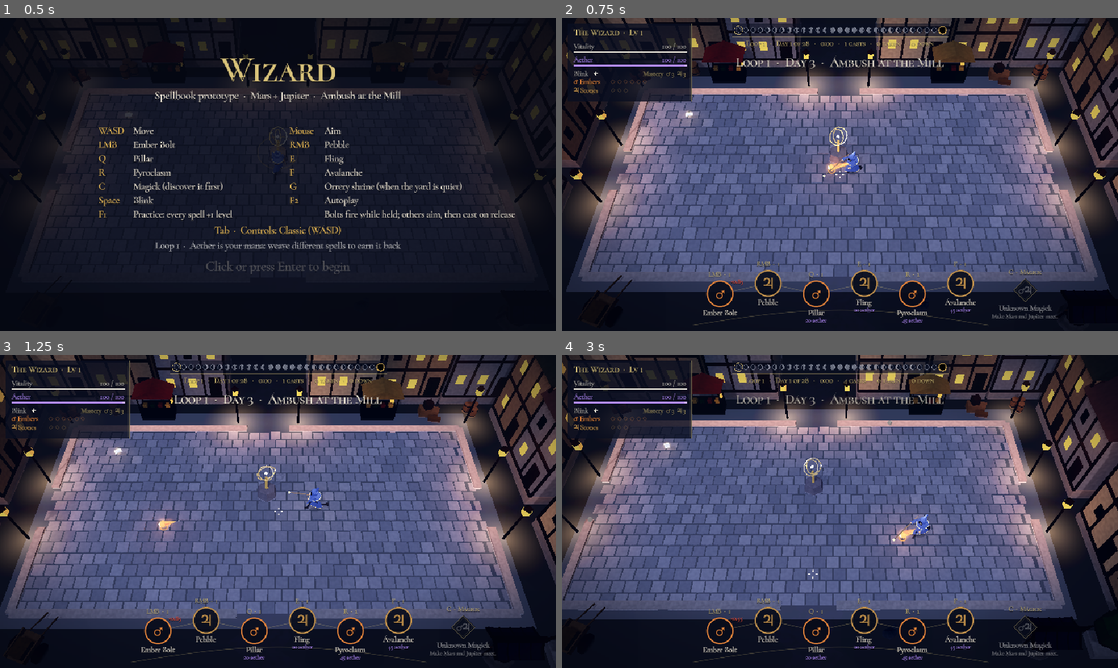
Above: before the commit, frames 1-4 (two rows, left to right).
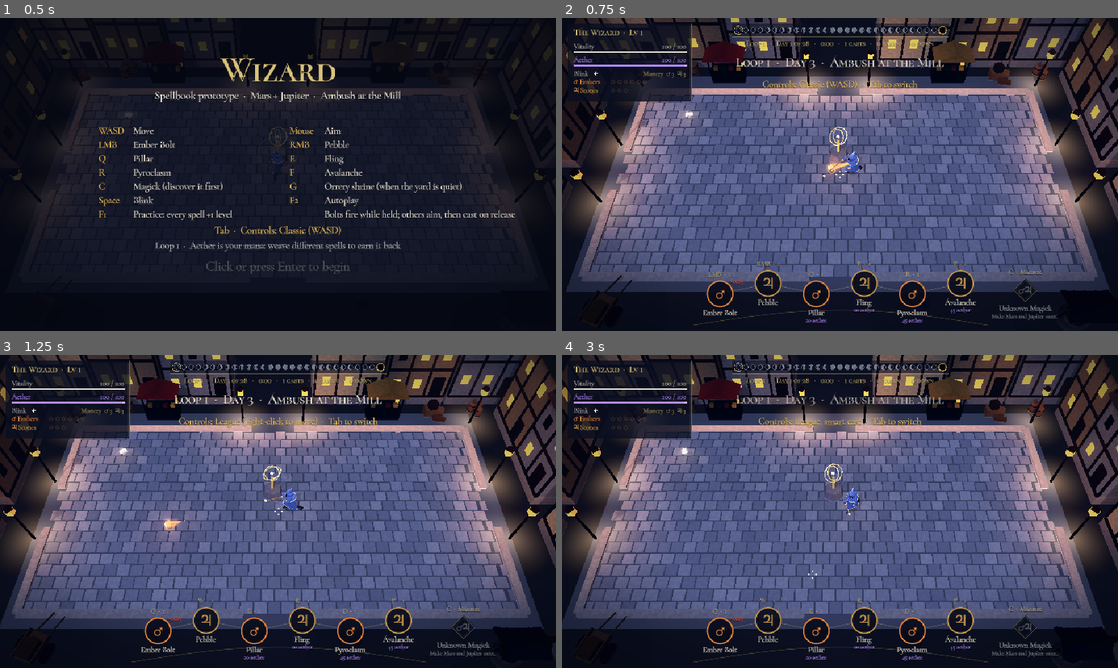
Above: after the commit, the same moments.

Repository: yhyuen/wizard
Game: Godot game, scene res://scenes/main.tscn
The game is run twice, just before and just after one commit, with the same random seed, the same clock (stepped at 60 frames per second) and the same inputs.
Inputs (mouse positions are in pixels of both pictures, inside the frame that each line leads up to):
- Up to frame 1 (0.5 s): no input
- Up to frame 2 (0.75 s): tap Enter (confirm) at 0.5, 0.6 s; hold Right from 0.53 s (still down); click (840, 174) at 0.67 s
- Up to frame 3 (1.25 s): keep holding Right; tap Tab (controls) at 0.8 s
- Up to frame 4 (3 s): move the mouse to (728, 527) at 1.27 s; release Right at 1.28 s; hold Down 1.28-2.03 s; tap Tab (controls) at 1.35 s; click (728, 527) at 1.55 s; move the mouse to (895, 442) at 2.02 s; hold Right 2.03-2.78 s; click (895, 442) at 2.1 s; tap Delete (wipe) at 2.3, 2.85 s; move the mouse to (812, 574) at 2.77 s; hold Up from 2.78 s (still down); click (812, 574) at 2.92 s

Frame 1 is identical in both runs. In frame 2, 0.3% of the frame differs, in the area x 36-64%, y 19-23%; in frame 3, 23%; in frame 4, 45%, in the area x 0-100%, y 0-98%.

Commit message:
Let Tab switch the control scheme mid-fight and on the Ledger
The first fight also names the current scheme in a toast, so the switch
is easy to find without going back to the title card.

Co-Authored-By: Claude Opus 5.5 (1M context) <noreply@anthropic.com>
Claude-Session: https://claude.ai/code/session_01AHLCCjvKosh3GerCrMFPMh

Diff:
--- a/scripts/hud.gd
+++ b/scripts/hud.gd
@@ -688,4 +688,4 @@
 		_text(Vector2(r.position.x + 440, r.end.y - 22), "time to win, by loop", 10, Color(1, 1, 1, 0.5))
 	_text(Vector2(r.position.x + 24, r.end.y - 44), "Spells, mutations and Magicks carry over.", 12, Color(1, 1, 1, 0.75))
 	_text(Vector2(r.position.x + 24, r.end.y - 26), "The wizard level drops to half.", 12, Color(1, 1, 1, 0.75))
-	_text(Vector2(0, r.end.y + 40), "Enter: wake again in Loop %d      Delete twice: wipe the save" % (Progression.loop() + 1), 16, PixelArt.PAPER, HORIZONTAL_ALIGNMENT_CENTER, 960)
+	_text(Vector2(0, r.end.y + 40), "Enter: wake again in Loop %d      Tab: controls      Delete twice: wipe the save" % (Progression.loop() + 1), 16, PixelArt.PAPER, HORIZONTAL_ALIGNMENT_CENTER, 960)
--- a/scripts/main.gd
+++ b/scripts/main.gd
@@ -19,7 +19,8 @@
 var autoplay
 var wipe_armed := 0.0
 var shrine_open := false
-var controls  # scripts/controls.gd: classic or League-style; Tab on the title card switches
+var controls  # scripts/controls.gd: classic or League-style; Tab switches, any time
+var told_controls := false  # the first fight names the scheme once
 
 
 func _ready() -> void:
@@ -96,17 +97,29 @@
 	arena.paused = false
 	controls.reset()
 	hud.reset()
+	if not told_controls and not bot.is_valid():
+		told_controls = true
+		_toast_controls()
 	if not bot.is_valid():
 		Input.mouse_mode = Input.MOUSE_MODE_HIDDEN
 
 
+## Names the control scheme in a toast, replacing the last one so Tab presses do not stack.
+func _toast_controls() -> void:
+	hud.toasts = hud.toasts.filter(func(t): return not t["text"].begins_with("Controls: "))
+	hud.push_toast("Controls: %s  ·  Tab to switch" % controls.NAMES[controls.scheme], PixelArt.GOLD)
+
+
 func _physics_process(_dt: float) -> void:
 	wipe_armed = maxf(0.0, wipe_armed - _dt)
+	# Tab switches the control scheme anywhere: the title card, mid-fight or the Ledger.
+	if Input.is_action_just_pressed("controls") and not bot.is_valid():
+		controls.cycle()
+		if mode != "title":
+			_toast_controls()
 	match mode:
 		"title":
-			if Input.is_action_just_pressed("controls"):
-				controls.cycle()
-			elif Input.is_action_just_pressed("confirm") or Input.is_action_just_pressed("slot1") or bot.is_valid():
+			if Input.is_action_just_pressed("confirm") or Input.is_action_just_pressed("slot1") or bot.is_valid():
 				start_fight()
 		"fight":
 			_fight_input()
Not shown, changed: README.md
